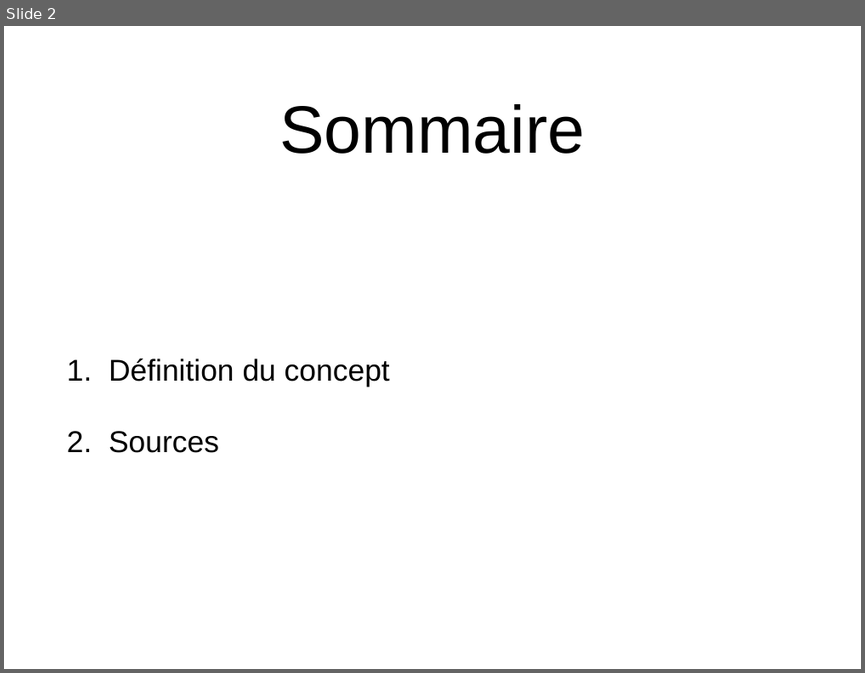
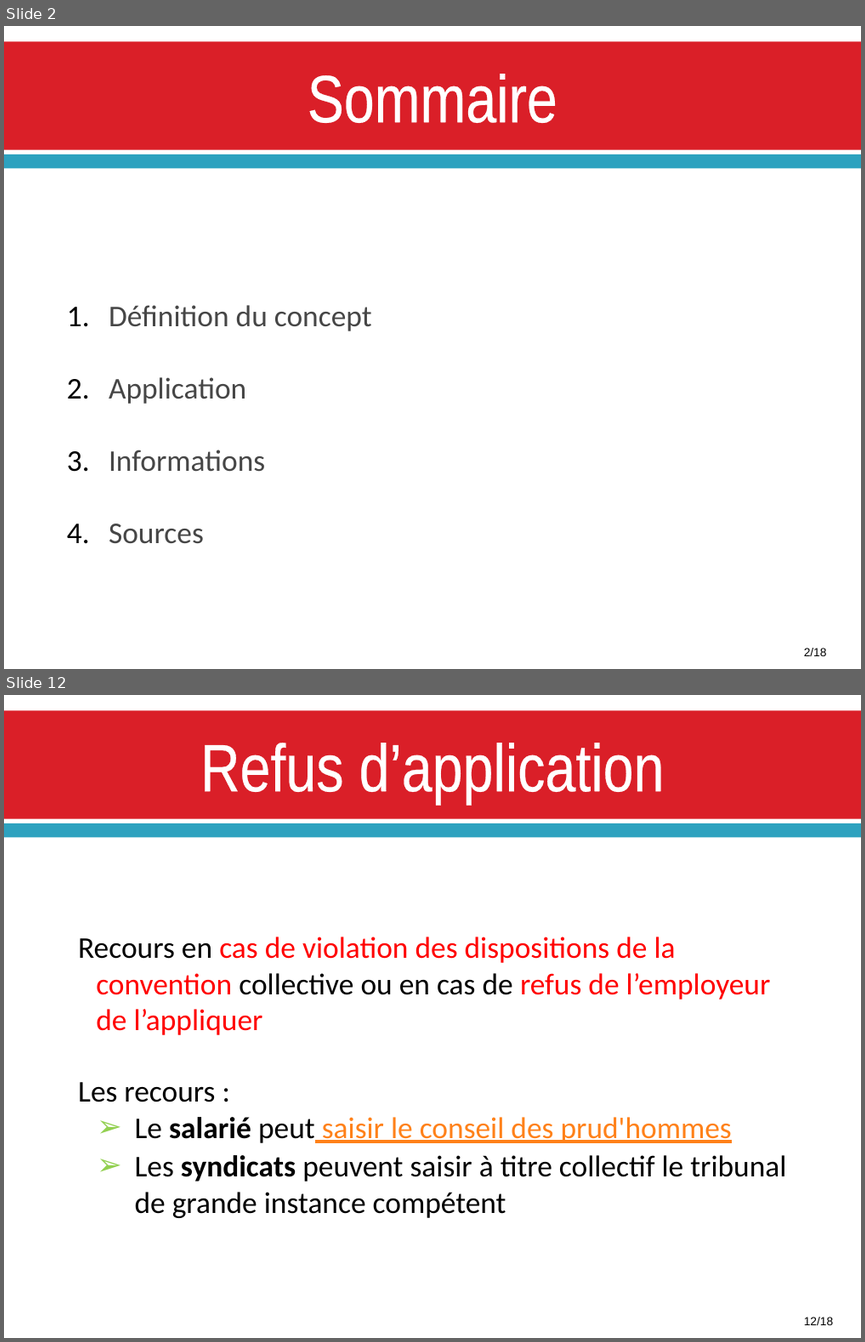
Before and after one commit to Mekiis/LP, a slide deck: COMMUNICATION/Convention_Collective.pptx. Shown one above the other, each under a label of ours: slide 2 before the commit, slides 2 and 12 after it; the slides between them are not shown. The pictures are 865x673 and 865x1342 pixels, drawn with LibreOffice and Linux fonts; fonts in the diff are those of the drawing. Boxes give left, top, right and bottom in pixels: in the first picture for what was removed or moved away, otherwise in the second. Text is boxed around its words. In the diff, an @@ line names an element or a change of style, - is before the commit and + after.

```diff
--- a/COMMUNICATION/Convention_Collective.pptx
+++ b/COMMUNICATION/Convention_Collective.pptx
@@ slide 12 added at (4,695,861,1338), background #FFFFFF; not listed: 2 template elements that a slide beside it also shows @@
@@ title added at (200,743,664,804), 80 pt, text #FFFFFF @@
+Refus d’application
@@ text added at (78,936,786,1218), 36 pt, text #000000 @@
+Recours en cas de violation des dispositions de la convention collective ou en cas de refus de l’employeur de l’appliquer
+Les recours :
+➢ Le salarié peut saisir le conseil des prud'hommes
+➢ Les syndicats peuvent saisir à titre collectif le tribunal de grande instance compétent
@@ text added at (804,1316,833,1325), 14 pt, text #000000 @@
+12/18
@@ slide 2 changed as well @@
@@ rectangle added at (4,41,861,150), fill #DA1F28 @@
@@ title "Sommaire" at (307,74,557,123): font Arial to Arial Narrow, text colour #000000 to #FFFFFF, letter outline none to #FFFFFF 1.1 pt; vertical alignment middle to top @@
@@ rectangle added at (4,154,861,168), fill #2DA2BF @@
@@ text at (109,305,372,544): font Arial to Calibri, text colour #000000 to #464646 in "Définition du concept", "Sources"; line spacing 1 to 2; less space between paragraphs @@
@@ text at (109,377,265,471): paragraphs added @@
+2. Application
+3. Informations
@@ text added at (804,647,827,656), 14 pt, text #000000 @@
+2/18
```
Also in this commit, not shown: 6 other slides changed, 10 other slides added, 3 slides removed.
